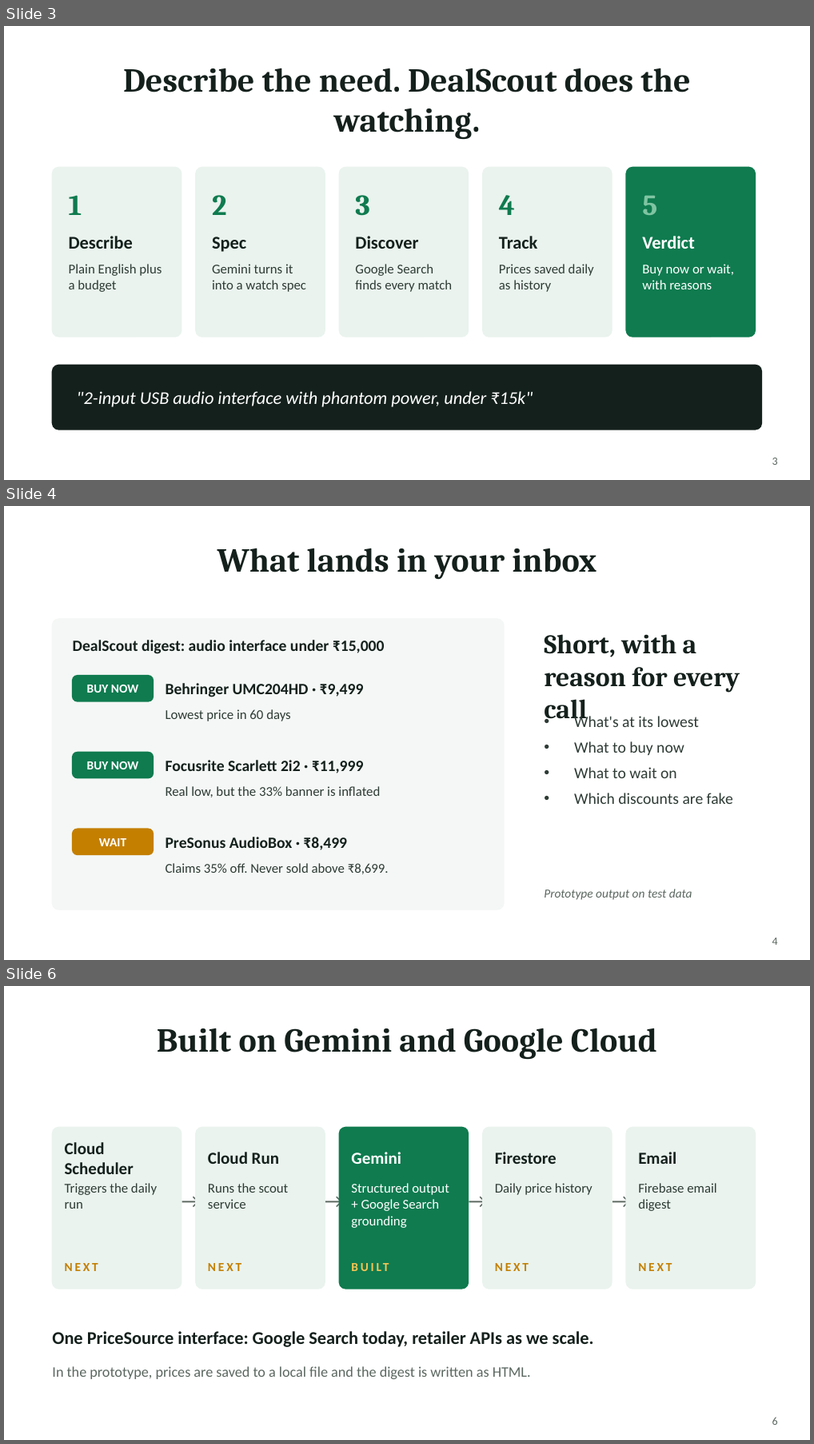
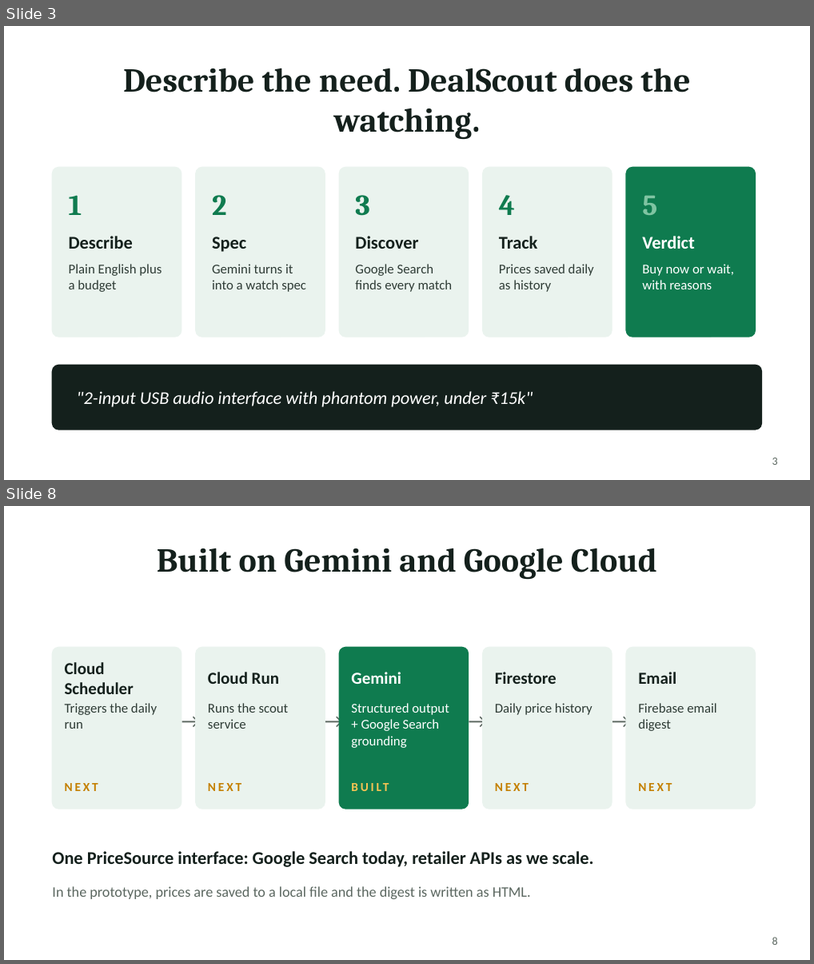
Before and after one commit to guptameenu31/Dealscout, a slide deck: DealScout.pptx. Shown one above the other, each under a label of ours: slides 3, 4 and 6 before the commit, slides 3 and 8 after it; the slides between them are not shown. The pictures are 814x1444 and 814x964 pixels, drawn with LibreOffice and Linux fonts; fonts in the diff are those of the drawing. Boxes give left, top, right and bottom in pixels: in the first picture for what was removed or moved away, otherwise in the second. Text is boxed around its words. In the diff, an @@ line names an element or a change of style, - is before the commit and + after.

```diff
--- a/DealScout.pptx
+++ b/DealScout.pptx
@@ slide 4 removed at (4, 506, 810, 960), background #FFFFFF @@
@@ title removed at (218, 548, 597, 580) @@
-What lands in your inbox
@@ rounded rectangle removed at (52, 619, 504, 909) @@
@@ text removed at (73, 640, 385, 654) @@
-DealScout digest: audio interface under ₹15,000
@@ text removed at (544, 634, 740, 724) @@
-Short, with a reason for every call
@@ rounded rectangle removed at (73, 676, 153, 701) @@
@@ text removed at (87, 684, 138, 692) @@
-BUY NOW
@@ text removed at (166, 683, 364, 697) @@
-Behringer UMC204HD · ₹9,499
@@ text removed at (166, 709, 291, 721) @@
-Lowest price in 60 days
@@ text removed at (574, 714, 734, 804) @@
-• What's at its lowest
-• What to buy now
-• What to wait on
-• Which discounts are fake
@@ rounded rectangle removed at (73, 752, 153, 778) @@
@@ text removed at (87, 761, 138, 769) @@
-BUY NOW
@@ text removed at (166, 760, 364, 773) @@
-Focusrite Scarlett 2i2 · ₹11,999
@@ text removed at (166, 786, 380, 797) @@
-Real low, but the 33% banner is inflated
@@ rounded rectangle removed at (73, 828, 153, 854) @@
@@ text removed at (99, 838, 126, 846) @@
-WAIT
@@ text removed at (166, 836, 347, 850) @@
-PreSonus AudioBox · ₹8,499
@@ text removed at (166, 863, 389, 874) @@
-Claims 35% off. Never sold above ₹8,699.
@@ text removed at (544, 888, 693, 900) @@
-Prototype output on test data
@@ page number removed at (773, 937, 778, 944) @@
-4
@@ what was slide 6 is now slide 8 @@
@@ page number at (773, 936, 778, 944): text changed @@
-6
+8
```
Also in this commit, not shown: 2 slides changed, 3 slides added.
